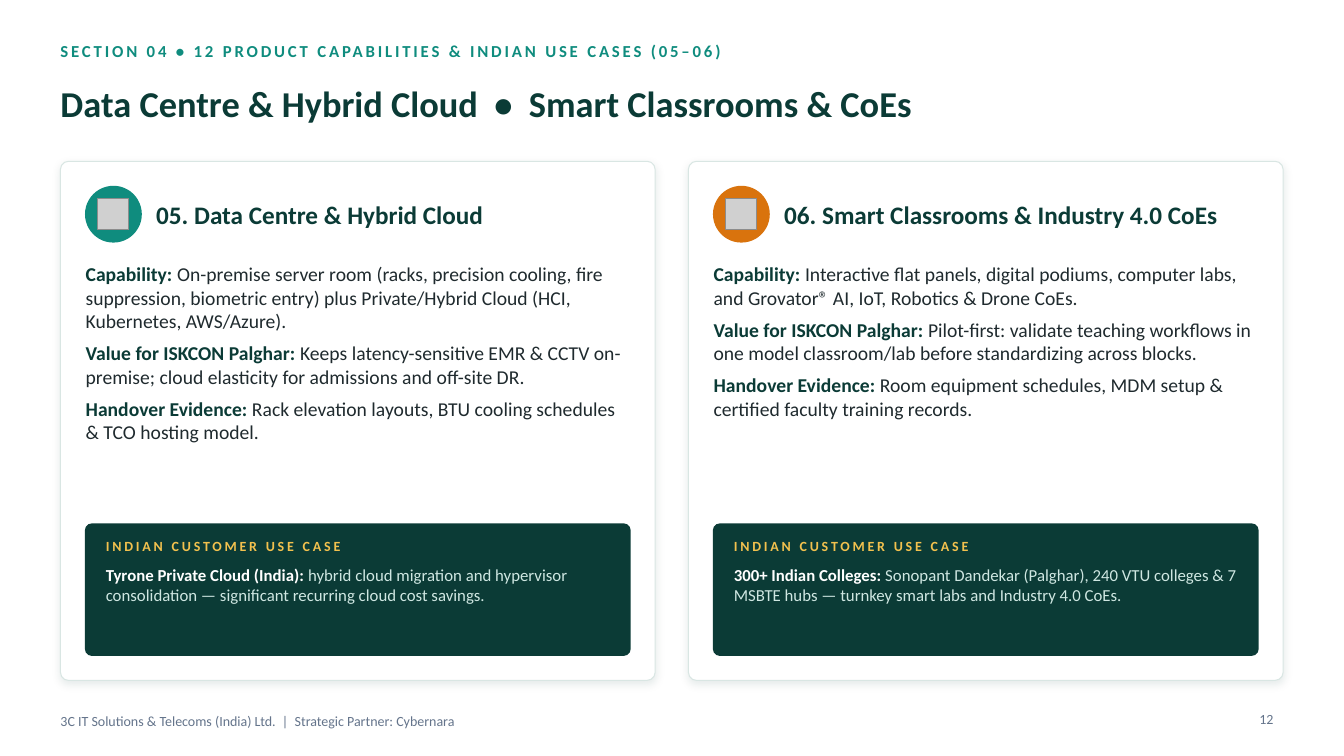
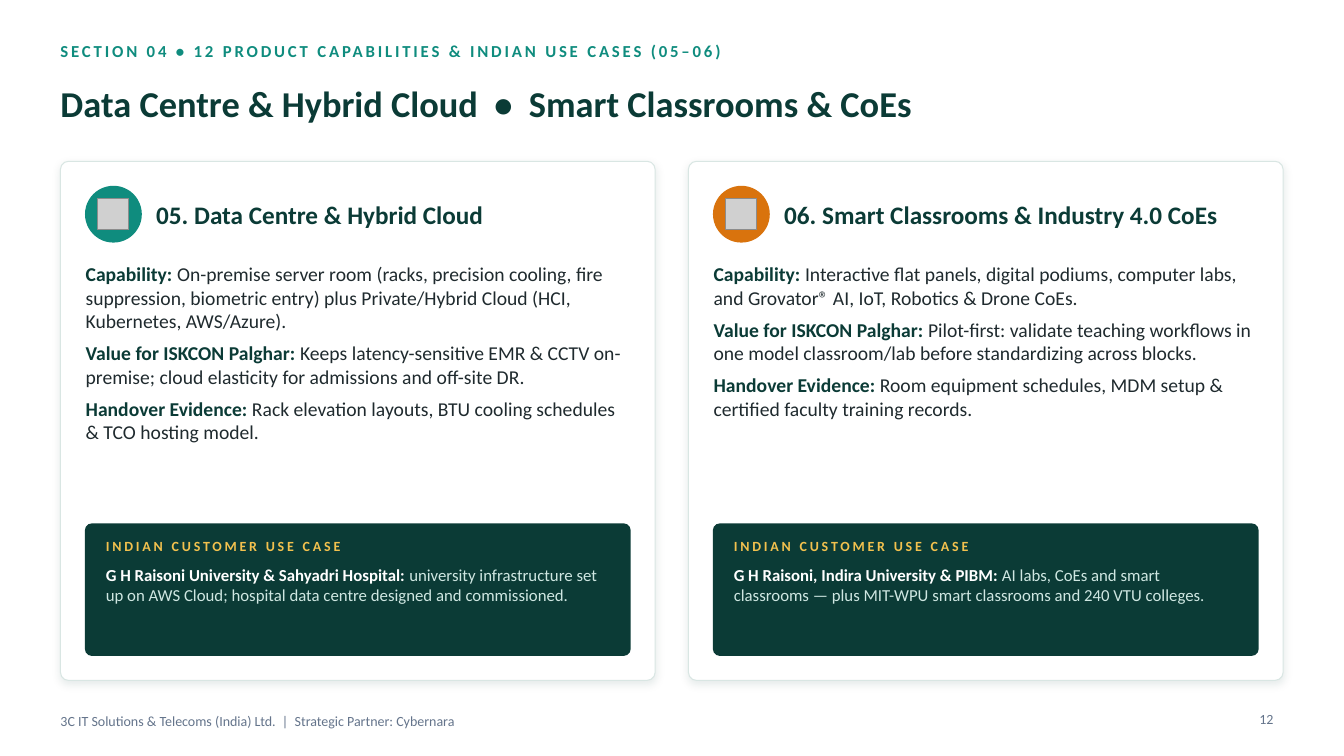
Before and after one commit to anilbhat2000-a11y/bhat, a slide deck: slide 12 of 3C_ITS_ISKCON_Palghar_Proposal.pptx. Drawn at 1344x756 pixels with LibreOffice and Linux fonts; fonts in the diff are those of the drawing; grey boxes stand for pictures; background and template pictures are left out. Boxes give left, top, right and bottom in pixels: in the first picture for what was removed or moved away, otherwise in the second. Text is boxed around its words. In the diff, an @@ line names an element or a change of style, - is before the commit and + after.

```diff
--- a/3C_ITS_ISKCON_Palghar_Proposal.pptx
+++ b/3C_ITS_ISKCON_Palghar_Proposal.pptx
@@ text at [106,569,597,604]: text changed @@
-Tyrone Private Cloud (India): hybrid cloud migration and hypervisor consolidation — significant recurring cloud cost savings.
+G H Raisoni University & Sahyadri Hospital: university infrastructure set up on AWS Cloud; hospital data centre designed and commissioned.
@@ text at [734,569,1205,604]: text changed @@
-300+ Indian Colleges: Sonopant Dandekar (Palghar), 240 VTU colleges & 7 MSBTE hubs — turnkey smart labs and Industry 4.0 CoEs.
+G H Raisoni, Indira University & PIBM: AI labs, CoEs and smart classrooms — plus MIT-WPU smart classrooms and 240 VTU colleges.
```
Also in this commit, not shown: 9 other slides changed, 3 slides added.
